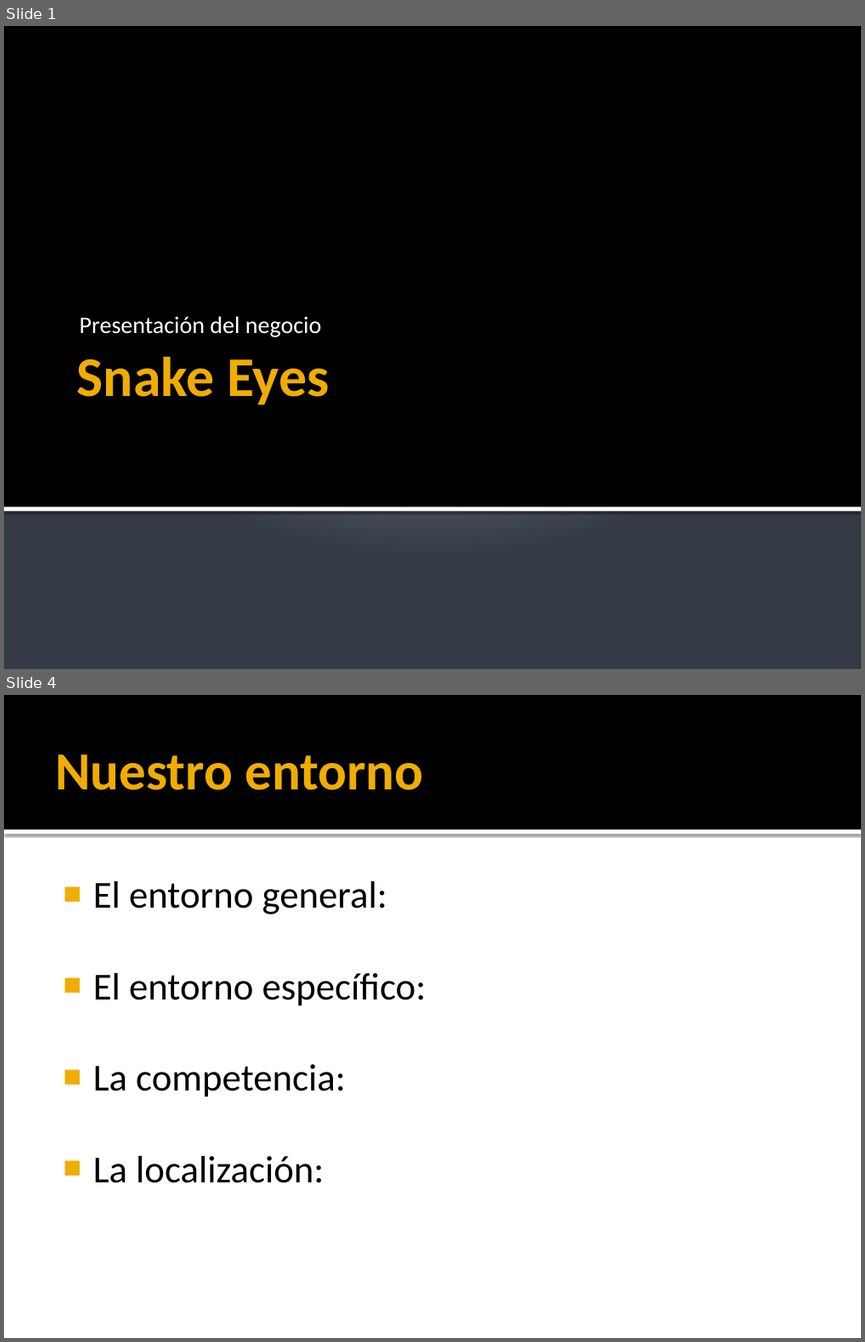
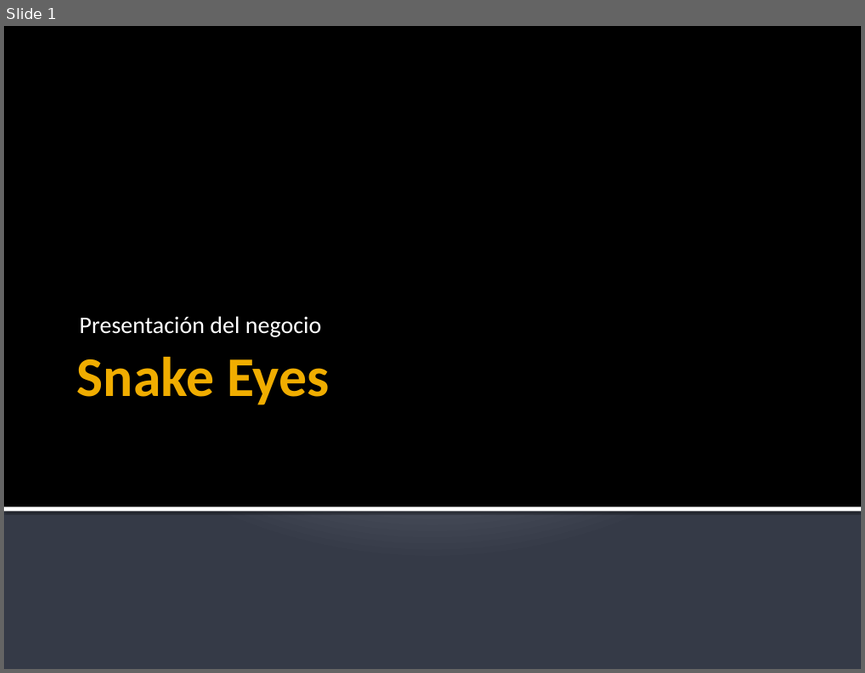
Before and after one commit to QuixoteCode/Experiencias_Ecohuerto, a slide deck: Presentacion_Empresa_6_3_2024.pptx. Shown one above the other, each under a label of ours: slides 1 and 4 before the commit, slide 1 after it; the slides between them are not shown. The pictures are 865x1342 and 865x673 pixels, drawn with LibreOffice and Linux fonts; fonts in the diff are those of the drawing. Boxes give left, top, right and bottom in pixels: in the first picture for what was removed or moved away, otherwise in the second. Text is boxed around its words. In the diff, an @@ line names an element or a change of style, - is before the commit and + after.

```diff
--- a/Presentacion_Empresa_6_3_2024.pptx
+++ b/Presentacion_Empresa_6_3_2024.pptx
@@ slide 4 removed at (4, 695, 861, 1338), background #FFFFFF @@
@@ rectangle removed at (4, 695, 861, 829) @@
@@ title removed at (55, 755, 423, 790) @@
-Nuestro entorno
@@ rectangle removed at (4, 829, 861, 834) @@
@@ text removed at (93, 881, 426, 1183) @@
-■ El entorno general:
-■ El entorno específico:
-■ La competencia:
-■ La localización:
```
Also in this commit, not shown: 8 slides changed, 4 slides added.
